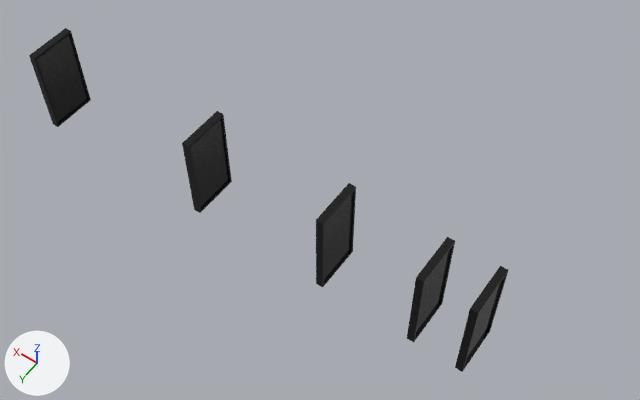
One commit to the FBX model ImporterExporterFBXexporter/FBXexporter/door.fbx: the scene before it, then after it.
Rendered twice from a 50 mm lens placed at (-0.0176, 0.0782, 0.1411), pointed at (0.0462, -0.0113, 0.0006). Every picture has the same lights, and +X, +Y and +Z are marked at lower left.

The scene before the commit, as lines of its bpy script (objects in view):
```python
me_mesh = bpy.data.meshes.new('Mesh')
me_mesh.from_pydata(...)  # 24 vertices, 44 faces; spans x 0.4..0.55, y 0.0..2.0, z -0.5..0.5
me_mesh.materials.append(mat_door)  # picture img_door_png
ob_door = bpy.data.objects.new('door', me_mesh)
ob_door.location = (0.0, 0.0, 0.0)
ob_door.rotation_euler = (1.571, 0.0, 0.0)  # degrees (90, 0, 0)
ob_door.scale = (0.01, 0.01, 0.01)
ob_thing1 = bpy.data.objects.new('thing1', me_mesh)
ob_thing1.parent = ob_door
ob_thing1.location = (1.0, 0.0, 0.0)
ob_thing2 = bpy.data.objects.new('thing2', me_mesh)
ob_thing2.parent = ob_thing1
ob_thing2.location = (2.0, 0.0, 0.0)
ob_thing3 = bpy.data.objects.new('thing3', me_mesh)
ob_thing3.parent = ob_thing2
ob_thing3.location = (3.0, 0.0, 0.0)
ob_thing4 = bpy.data.objects.new('thing4', me_mesh)
ob_thing4.parent = ob_thing3
ob_thing4.location = (4.0, 0.0, 0.0)
```
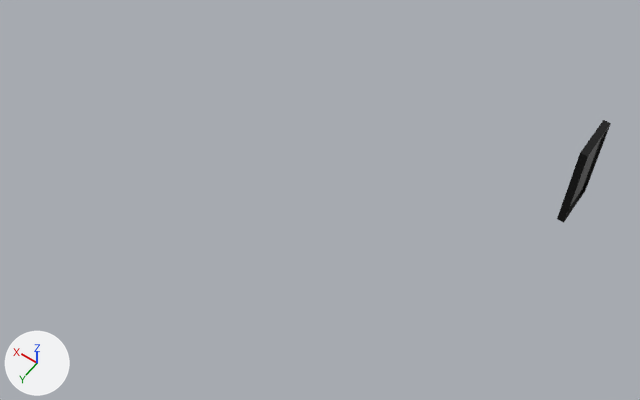
The change in detail:
Object 'thing3' (ob_thing3) is deleted.
Object 'thing1' (ob_thing1) is deleted.
Object 'door' (ob_door) moves from (0.0, 0.0, 0.0) to (0.0, -0.04, 0.0).
Object 'thing2' (ob_thing2) is deleted.
Object 'thing4' (ob_thing4) is deleted.

Pixel boxes (x1, y1, x2, y2) of what changed, in the pictures (640 x 400 px):
'door', moved: before (455, 266, 508, 372); after (557, 120, 611, 222)
'thing4', deleted (black): before (29, 28, 91, 127)
'thing3', deleted (black): before (182, 111, 232, 213)
'thing2', deleted (black): before (316, 183, 356, 287)
'thing1', deleted (black): before (407, 237, 455, 342)
